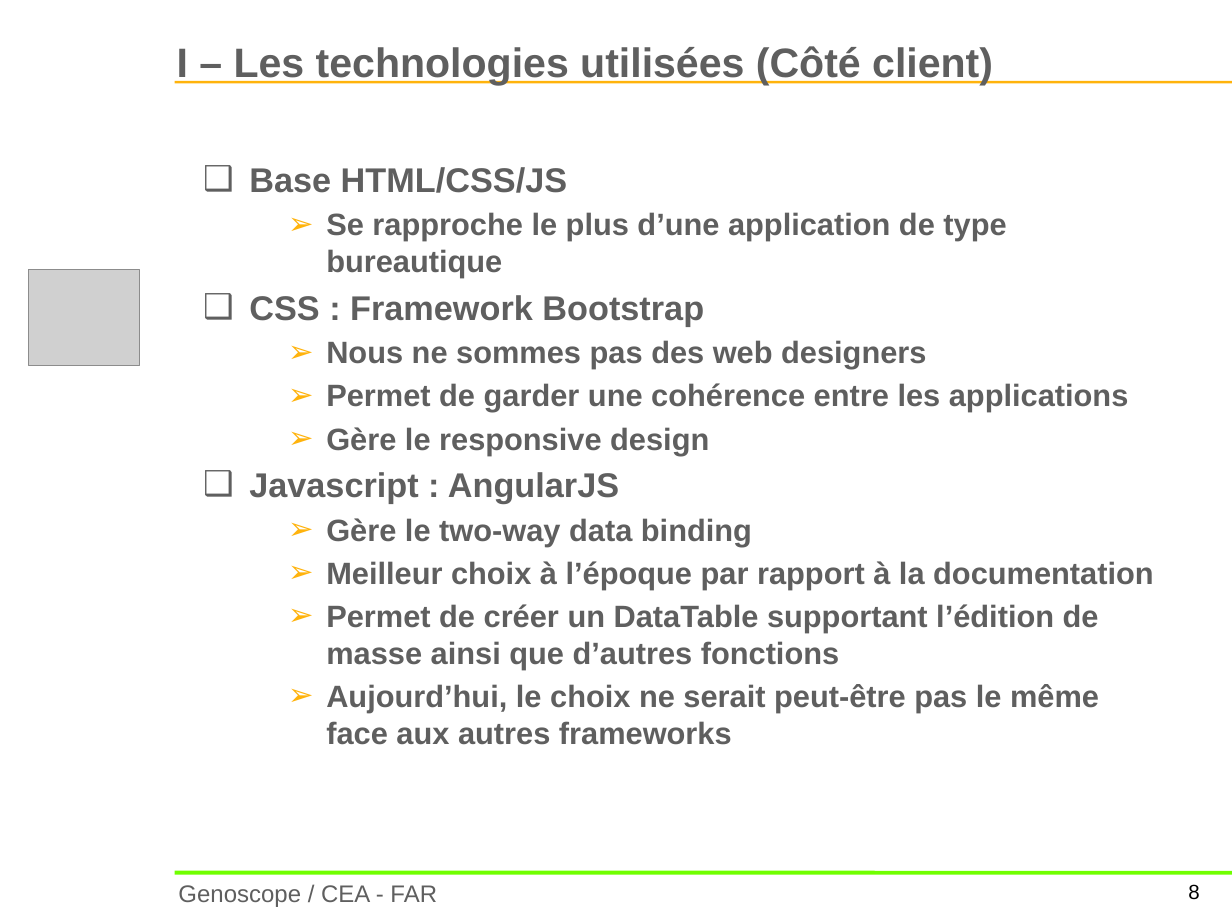
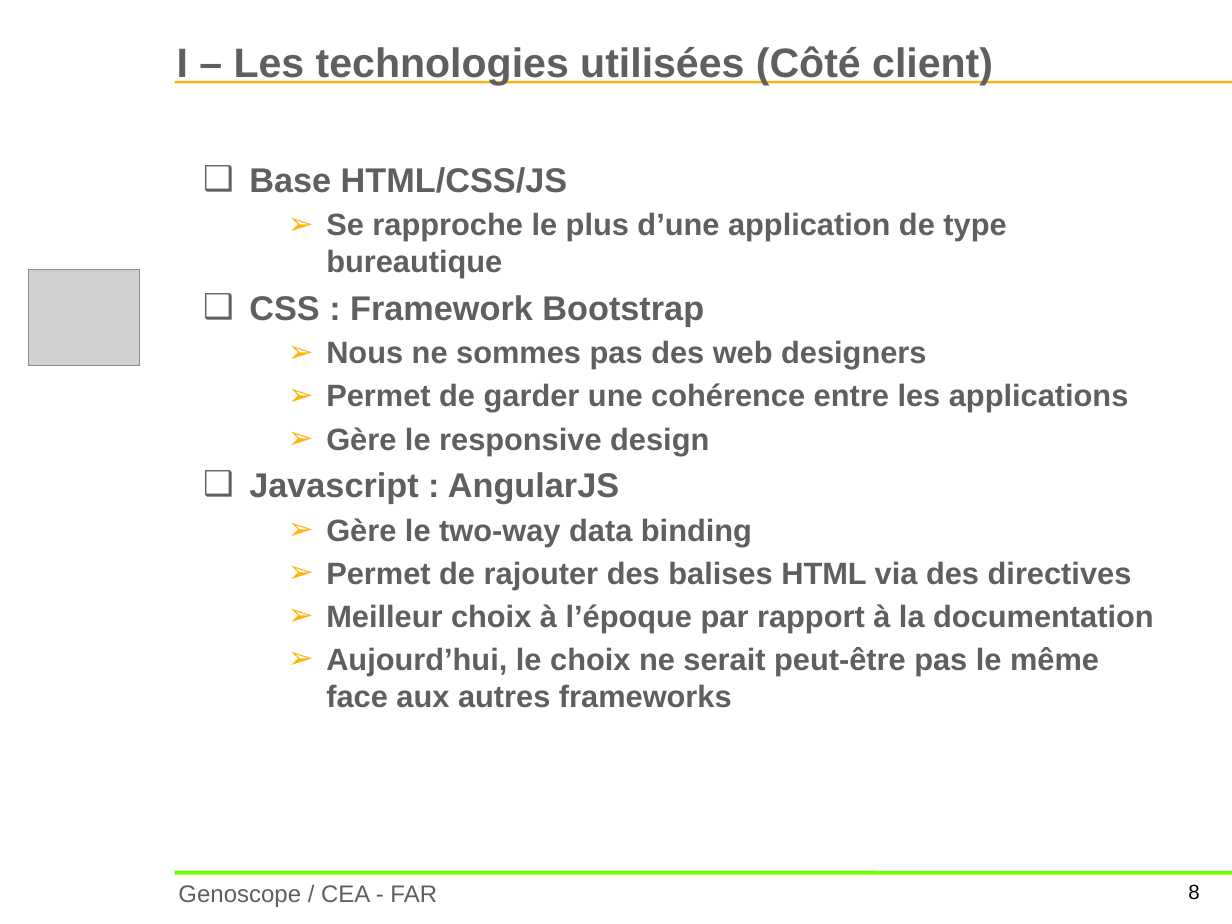
Before and after one commit to CyrilKeil/rapportAlternance20142015, a slide deck: slide 8 of PPTOral.pptx. Drawn at 1232x924 pixels with LibreOffice and Linux fonts; fonts in the diff are those of the drawing; grey boxes stand for pictures; background and template pictures are left out. Boxes give left, top, right and bottom in pixels: in the first picture for what was removed or moved away, otherwise in the second. Text is boxed around its words. In the diff, an @@ line names an element or a change of style, - is before the commit and + after.

```diff
--- a/PPTOral.pptx
+++ b/PPTOral.pptx
@@ text at [326, 561, 1132, 589]: paragraph added @@
+  ➢ Permet de rajouter des balises HTML via des directives
@@ text at [326, 604, 1099, 669]: paragraph removed @@
-  ➢ Permet de créer un DataTable supportant l’édition de masse ainsi que d’autres fonctions
```
Also in this commit, not shown: 3 other slides changed, 2 slides added.
